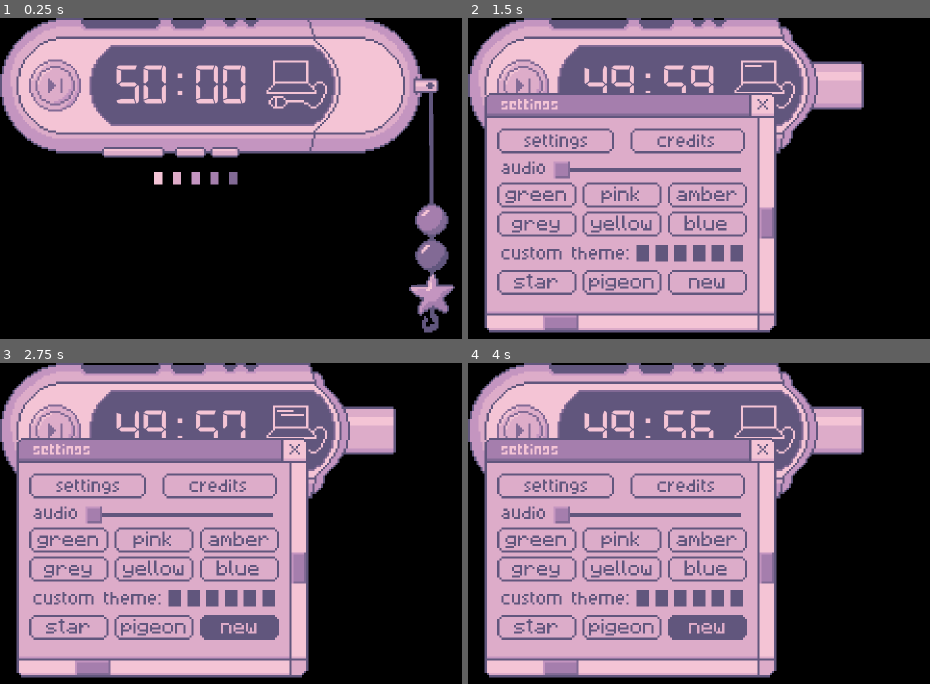
Above: before the commit, frames 1-4 (two rows, left to right).
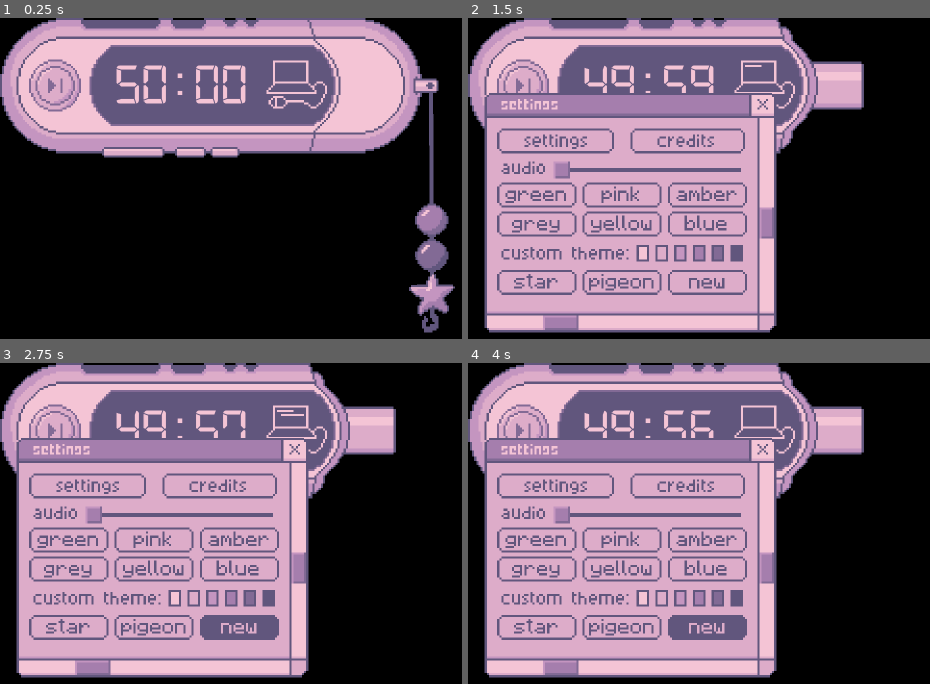
Above: after the commit, the same moments.

Repository: rota-fortunae/mp3-pomodoro
Game: Godot game, scene res://main.tscn
The game is run twice, just before and just after one commit, with the same random seed, the same clock (stepped at 60 frames per second) and the same inputs.
Inputs (mouse positions are in pixels of both pictures, inside the frame that each line leads up to):
- Up to frame 1 (0.25 s): no input
- Up to frame 2 (1.5 s): click (523, 85) at 0.5 s; click (837, 85) at 1.25 s
- Up to frame 3 (2.75 s): click "new" at 2 s
- Up to frame 4 (4 s): click "new" at 2.75 s; click "pigeon" at 3.5 s

The runs differ from the first frame. In frame 1, 0.4% of the frame differs, in the area x 33-52%, y 47-53%; in frame 2, 0.4%; in frame 3, 0.4%; in frame 4, 0.4%.

Commit message:
FIXED EVERYTHING
AHHHH

Diff:
--- a/assets/settings_menu_theme.tres
+++ b/assets/settings_menu_theme.tres
@@ -33,6 +33,7 @@
 [resource]
 Button/colors/font_color = Color(0.38039216, 0.3372549, 0.49411765, 1)
 Button/colors/font_hover_color = Color(0.95686275, 0.76862746, 0.8392157, 1)
+Button/colors/font_hover_pressed_color = Color(0.95686275, 0.76862746, 0.8392157, 1)
 Button/colors/font_pressed_color = Color(0.87058824, 0.6745098, 0.78431374, 1)
 Button/font_sizes/font_size = 8
 Button/fonts/font = SubResource("FontVariation_56ip2")
--- a/main.gdshader
+++ b/main.gdshader
@@ -20,7 +20,7 @@
     vec4 oldcolors[6] = vec4[](colorone, colortwo, colorthree, colorfour, colorfive, colorsix);
     vec4 newcolors[6] = vec4[](newcolorone, newcolortwo, newcolorthree, newcolorfour, newcolorfive, newcolorsix);
 
-    float precision_threshold = 1.0/255.0;
+    float precision_threshold = 0.1;
 
     for(int i = 0; i < 6; i++) {
         vec4 target_color = oldcolors[i];
--- a/project.godot
+++ b/project.godot
@@ -27,6 +27,7 @@
 window/subwindows/embed_subwindows=false
 window/stretch/mode="canvas_items"
 window/per_pixel_transparency/allowed=true
+window/main_scene=""
 
 [editor_plugins]
 
--- /dev/null
+++ b/scuff.tscn
@@ -0,0 +1,25 @@
+[gd_scene format=3 uid="uid://b08n344tw1wfe"]
+
+[ext_resource type="Shader" uid="uid://r5kh3gkgy0gg" path="res://main.gdshader" id="1_cyhy5"]
+[ext_resource type="PackedScene" uid="uid://csv8w68ys6y8b" path="res://main.tscn" id="2_d3sjp"]
+
+[sub_resource type="ShaderMaterial" id="ShaderMaterial_ip871"]
+shader = ExtResource("1_cyhy5")
+
+[node name="Scuff" type="Node2D" unique_id=802011270]
+scale = Vector2(0.33, 0.33)
+
+[node name="SubViewportContainer" type="SubViewportContainer" parent="." unique_id=112661670]
+texture_filter = 1
+material = SubResource("ShaderMaterial_ip871")
+offset_right = 40.0
+offset_bottom = 40.0
+
+[node name="SubViewport" type="SubViewport" parent="SubViewportContainer" unique_id=1173752098]
+transparent_bg = true
+handle_input_locally = false
+canvas_item_default_texture_filter = 0
+size = Vector2i(1050, 500)
+render_target_update_mode = 4
+
+[node name="main" parent="SubViewportContainer/SubViewport" unique_id=650135755 instance=ExtResource("2_d3sjp")]
--- a/settings_menu.tscn
+++ b/settings_menu.tscn
@@ -21,7 +21,7 @@
 
 [sub_resource type="ButtonGroup" id="ButtonGroup_ip871"]
 
-[sub_resource type="ShaderMaterial" id="ShaderMaterial_56ip2"]
+[sub_resource type="ShaderMaterial" id="ShaderMaterial_cegan"]
 shader = ExtResource("15_mwvxn")
 
 [sub_resource type="StyleBoxFlat" id="StyleBoxFlat_3877l"]
@@ -35,6 +35,12 @@
 
 [sub_resource type="StyleBoxFlat" id="StyleBoxFlat_i8lcu"]
 bg_color = Color(0.64705884, 0.49411765, 0.6784314, 1)
+
+[sub_resource type="ShaderMaterial" id="ShaderMaterial_mwvxn"]
+shader = ExtResource("15_mwvxn")
+
+[sub_resource type="ShaderMaterial" id="ShaderMaterial_56ip2"]
+shader = ExtResource("15_mwvxn")
 
 [node name="SettingsMenu" type="Control" unique_id=948723413]
 material = SubResource("ShaderMaterial_0tp7r")
@@ -109,6 +115,7 @@
 texture_click_mask = ExtResource("11_exc7q")
 
 [node name="pigeon" type="Button" parent="." unique_id=259782362]
+material = SubResource("ShaderMaterial_cegan")
 custom_maximum_size = Vector2(-1, 12)
 layout_mode = 0
 offset_left = 47.0
@@ -120,6 +127,7 @@
 text = "pigeon"
 
 [node name="custom" type="Button" parent="." unique_id=2082088473]
+material = SubResource("ShaderMaterial_cegan")
 custom_maximum_size = Vector2(38, 12)
 layout_mode = 0
 offset_left = 88.0
@@ -131,7 +139,7 @@
 text = "new"
 
 [node name="green" type="Button" parent="." unique_id=319060128]
-material = SubResource("ShaderMaterial_56ip2")
+material = SubResource("ShaderMaterial_cegan")
 custom_maximum_size = Vector2(-1, 12)
 layout_mode = 0
 offset_left = 6.0
@@ -144,6 +152,7 @@
 text_direction = 1
 
 [node name="pink" type="Button" parent="." unique_id=1082760081]
+material = SubResource("ShaderMaterial_cegan")
 custom_maximum_size = Vector2(-1, 12)
 layout_mode = 0
 offset_left = 47.0
@@ -156,6 +165,7 @@
 text_direction = 1
 
 [node name="red" type="Button" parent="." unique_id=1214924962]
+material = SubResource("ShaderMaterial_cegan")
 custom_maximum_size = Vector2(-1, 12)
 layout_mode = 0
 offset_left = 88.0
@@ -168,6 +178,7 @@
 text_direction = 1
 
 [node name="black" type="Button" parent="." unique_id=1161154831]
+material = SubResource("ShaderMaterial_cegan")
 custom_maximum_size = Vector2(-1, 12)
 layout_mode = 0
 offset_left = 6.0
@@ -180,6 +191,7 @@
 text_direction = 1
 
 [node name="yellow" type="Button" parent="." unique_id=1498593614]
+material = SubResource("ShaderMaterial_cegan")
 custom_maximum_size = Vector2(-1, 12)
 layout_mode = 0
 offset_left = 47.0
@@ -192,6 +204,7 @@
 text_direction = 1
 
 [node name="star" type="Button" parent="." unique_id=106566613]
+material = SubResource("ShaderMaterial_cegan")
 custom_maximum_size = Vector2(-1, 12)
 layout_mode = 0
 offset_left = 6.0
@@ -203,6 +216,7 @@
 text = "star"
 
 [node name="blue" type="Button" parent="." unique_id=609336276]
+material = SubResource("ShaderMaterial_cegan")
 custom_maximum_size = Vector2(-1, 12)
 layout_mode = 0
 offset_left = 88.0
@@ -237,22 +251,28 @@
 offset_bottom = 672.0
 scale = Vector2(0.1, 0.1)
 
-[node name="customTheme" type="Node" parent="." unique_id=1160327925]
+[node name="customTheme" type="Control" parent="." unique_id=1170589445]
+material = SubResource("ShaderMaterial_mwvxn")
+anchors_preset = 0
 
 [node name="buttonOne" type="Button" parent="customTheme" unique_id=819493891]
 custom_maximum_size = Vector2(4, 6)
+layout_mode = 0
 offset_left = 74.0
 offset_top = 74.0
 offset_right = 78.0
 offset_bottom = 80.0
 
 [node name="ColorRect" type="ColorRect" parent="customTheme/buttonOne" unique_id=82811507]
+material = SubResource("ShaderMaterial_56ip2")
 layout_mode = 0
 offset_right = 4.0
 offset_bottom = 6.0
 color = Color(0.95686275, 0.76862746, 0.8392157, 1)
 
 [node name="ColorRect2" type="ColorRect" parent="customTheme" unique_id=1669676417]
+material = SubResource("ShaderMaterial_56ip2")
+layout_mode = 0
 offset_left = 83.0
 offset_top = 74.0
 offset_right = 87.0
@@ -260,6 +280,8 @@
 color = Color(0.87058824, 0.6745098, 0.78431374, 1)
 
 [node name="ColorRect3" type="ColorRect" parent="customTheme" unique_id=727517287]
+material = SubResource("ShaderMaterial_56ip2")
+layout_mode = 0
 offset_left = 92.0
 offset_top = 74.0
 offset_right = 96.0
@@ -267,6 +289,8 @@
 color = Color(0.76862746, 0.58431375, 0.75686276, 1)
 
 [node name="ColorRect4" type="ColorRect" parent="customTheme" unique_id=840654528]
+material = SubResource("ShaderMaterial_56ip2")
+layout_mode = 0
 offset_left = 101.0
 offset_top = 74.0
 offset_right = 105.0
@@ -274,6 +298,8 @@
 color = Color(0.64705884, 0.49803922, 0.6784314, 1)
 
 [node name="ColorRect5" type="ColorRect" parent="customTheme" unique_id=1464796210]
+material = SubResource("ShaderMaterial_56ip2")
+layout_mode = 0
 offset_left = 110.0
 offset_top = 74.0
 offset_right = 114.0
@@ -286,6 +312,7 @@
 initial_position = 1
 file_mode = 0
 display_mode = 1
+access = 2
 filters = PackedStringArray("*.png", "*.jpg", "*.jpeg", "*.gif")
 
 [connection signal="pressed" from="creditsButton" to="." method="_on_credits_button_pressed"]
@@ -300,4 +327,4 @@
 [connection signal="pressed" from="yellow" to="." method="_on_yellow_pressed"]
 [connection signal="pressed" from="star" to="." method="_on_star_pressed"]
 [connection signal="pressed" from="blue" to="." method="_on_blue_pressed"]
-[connection signal="confirmed" from="FileDialog" to="." method="_on_file_dialog_confirmed"]
+[connection signal="file_selected" from="FileDialog" to="." method="_on_file_dialog_file_selected"]
--- a/settings_menu_script.gd
+++ b/settings_menu_script.gd
@@ -130,3 +130,9 @@
 	pigeon.button_pressed=false
 	custom.button_pressed=false
 	star.button_pressed=true
+
+
+func _on_file_dialog_file_selected(path: String) -> void:
+	print(path)
+	print(DirAccess.copy_absolute(path,"res://assets/user_input_charm."+path.get_extension()))
+	$"../../Charm/CharmSprite/CustomCharm".texture=Image.load_from_file("res://assets/user_input_charm."+path.get_extension())
Binary file added: assets/user_input_charm.gif
